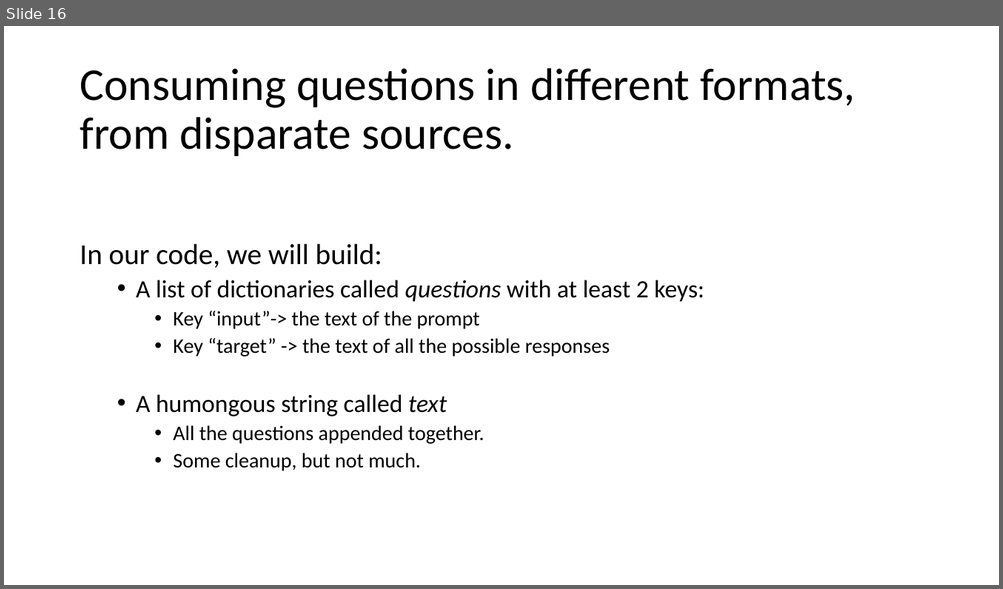
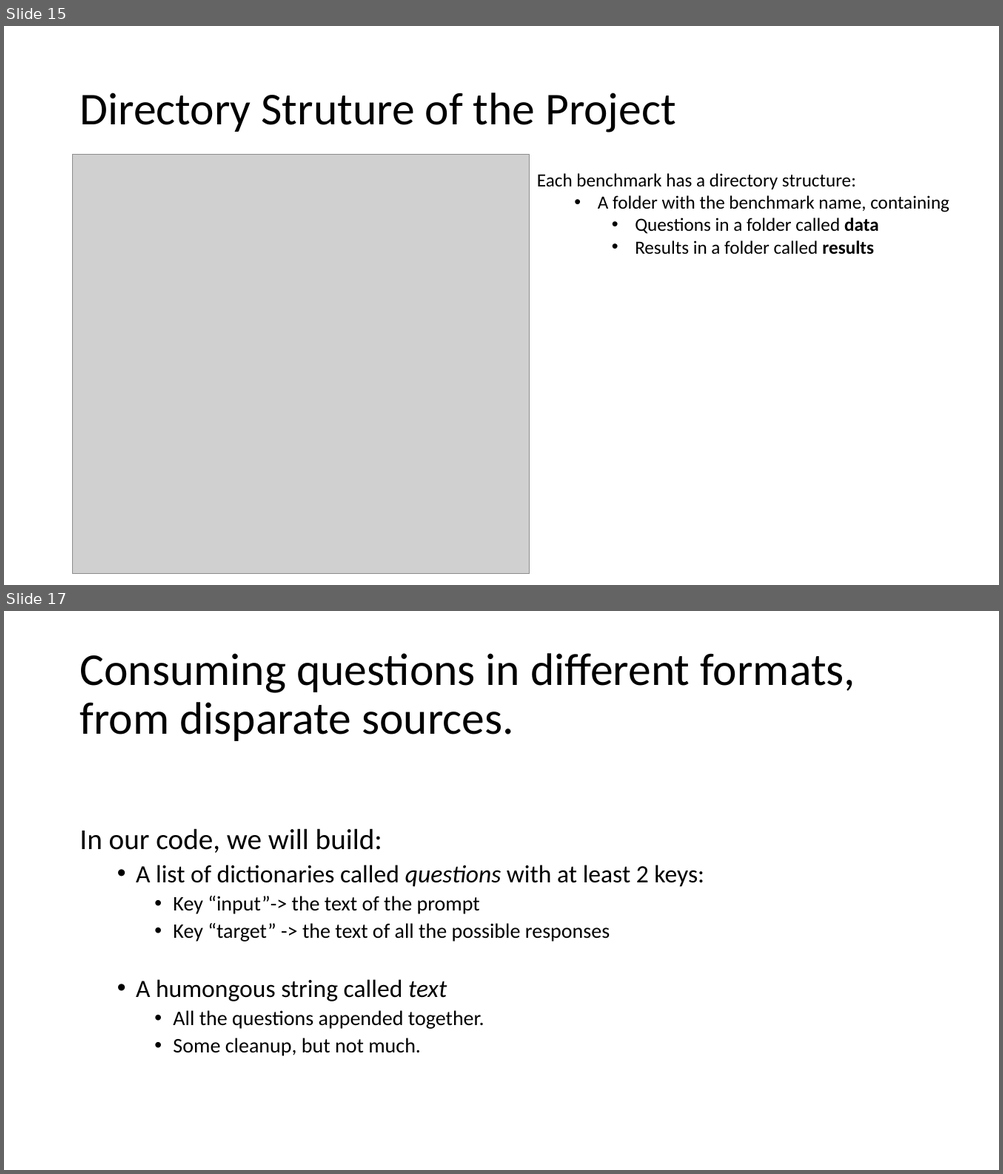
Before and after one commit to nicomp42/CCSCMW2024, a slide deck: CCSC-MW Fall 2024 Conference Tutorial.pptx. Shown one above the other, each under a label of ours: slide 16 before the commit, slides 15 and 17 after it; the slides between them are not shown. The pictures are 1003x589 and 1003x1174 pixels, drawn with LibreOffice and Linux fonts; fonts in the diff are those of the drawing; grey boxes stand for pictures. Boxes give left, top, right and bottom in pixels: in the first picture for what was removed or moved away, otherwise in the second. Text is boxed around its words. In the diff, an @@ line names an element or a change of style, - is before the commit and + after.

```diff
--- a/CCSC-MW Fall 2024 Conference Tutorial.pptx
+++ b/CCSC-MW Fall 2024 Conference Tutorial.pptx
@@ slide 15 added at [4, 26, 999, 585], background #FFFFFF @@
@@ title added at [79, 93, 676, 133], 44 pt, text #000000 @@
+Directory Struture of the Project
@@ picture added at [73, 154, 530, 574] @@
@@ text added at [537, 173, 949, 255], 18 pt, text #000000 @@
+Each benchmark has a directory structure:
+  • A folder with the benchmark name, containing
+    • Questions in a folder called data
+    • Results in a folder called results
@@ what was slide 16 is now slide 17 @@
```
Also in this commit, not shown: 1 slide changed.
